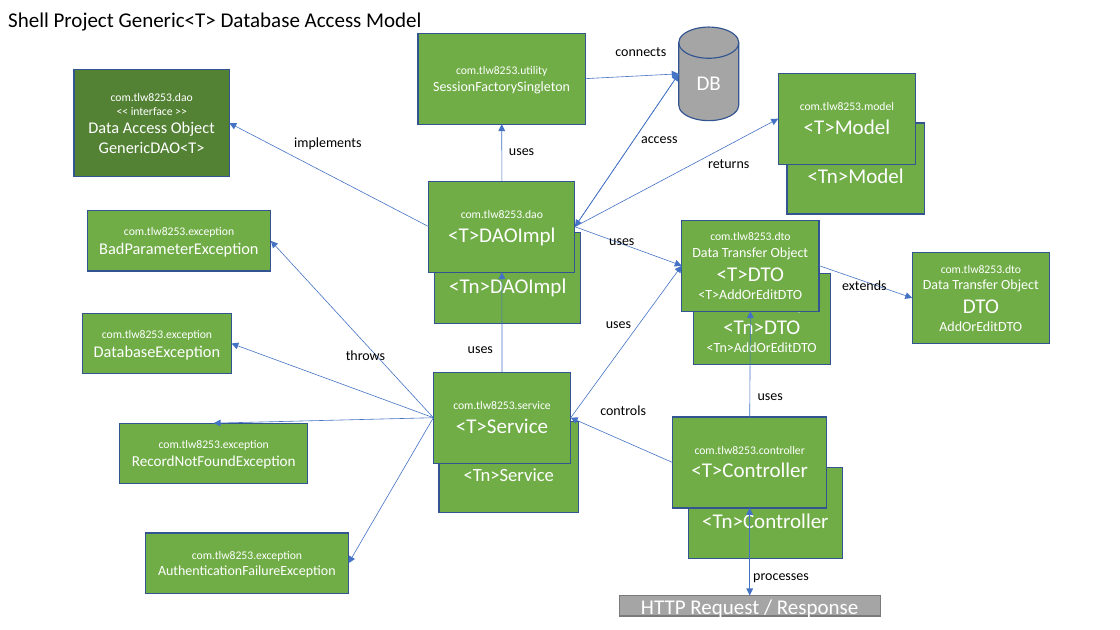
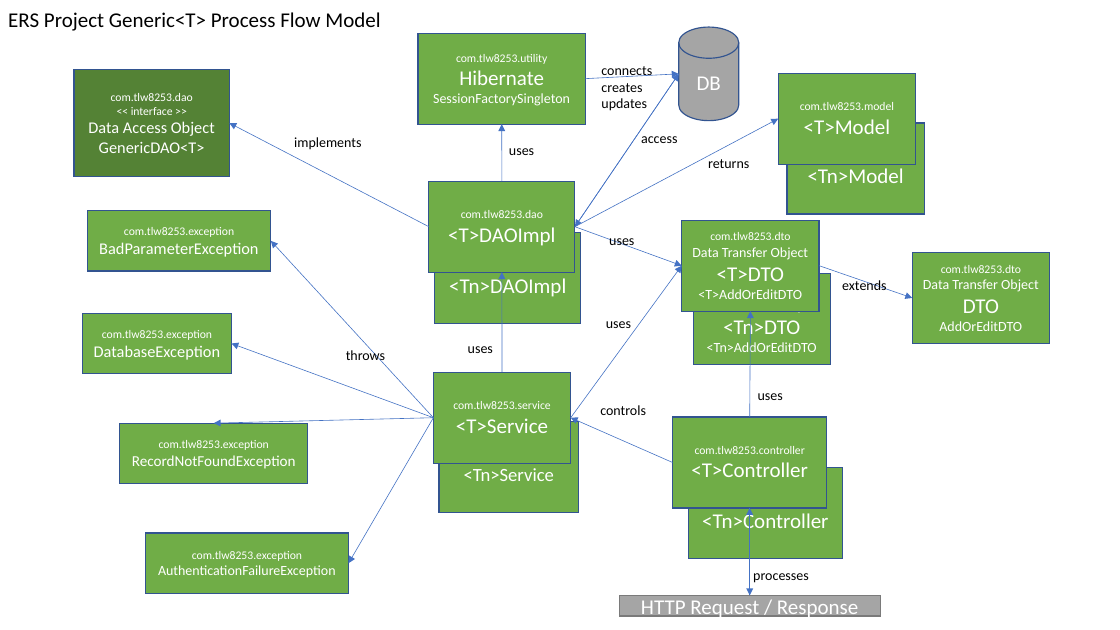
Before and after one commit to tlw8253/Expense-Reimbursement-System, a slide deck: slide 2 of docs/ERS.pptx. Drawn at 1120x630 pixels with LibreOffice and Linux fonts; fonts in the diff are those of the drawing. Boxes give left, top, right and bottom in pixels: in the first picture for what was removed or moved away, otherwise in the second. Text is boxed around its words. In the diff, an @@ line names an element or a change of style, - is before the commit and + after.

```diff
--- a/docs/ERS.pptx
+++ b/docs/ERS.pptx
@@ text at (8, 12, 380, 31): text changed @@
-Shell Project Generic<T> Database Access Model
+ERS Project Generic<T> Process Flow Model
@@ text "connects": place and size @@
-text "connects" at (615, 47, 666, 56)
+text "connects" at (601, 66, 652, 111)
@@ text in rectangle at (459, 70, 544, 85): paragraph added @@
+Hibernate
@@ text at (601, 83, 647, 111): paragraphs added @@
+creates
+updates
```
Also in this commit, not shown: 7 slides removed, 10 other files.
